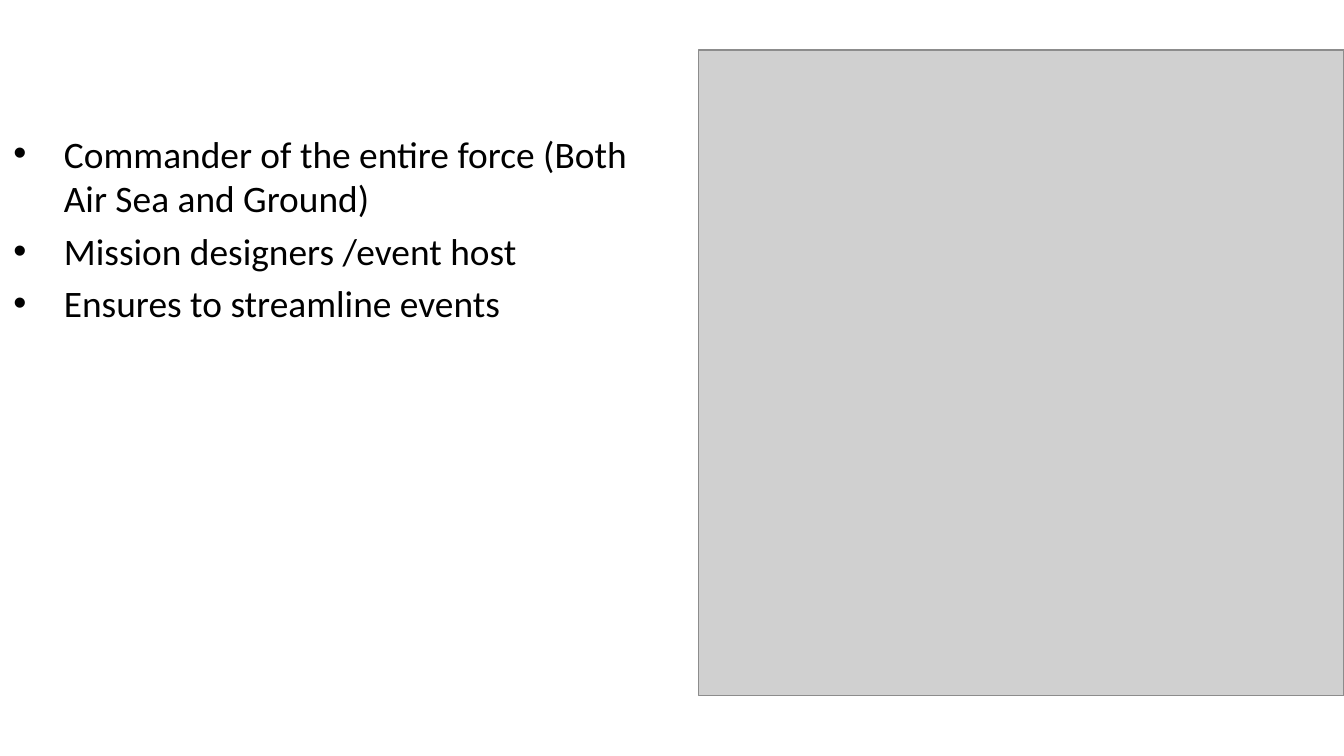
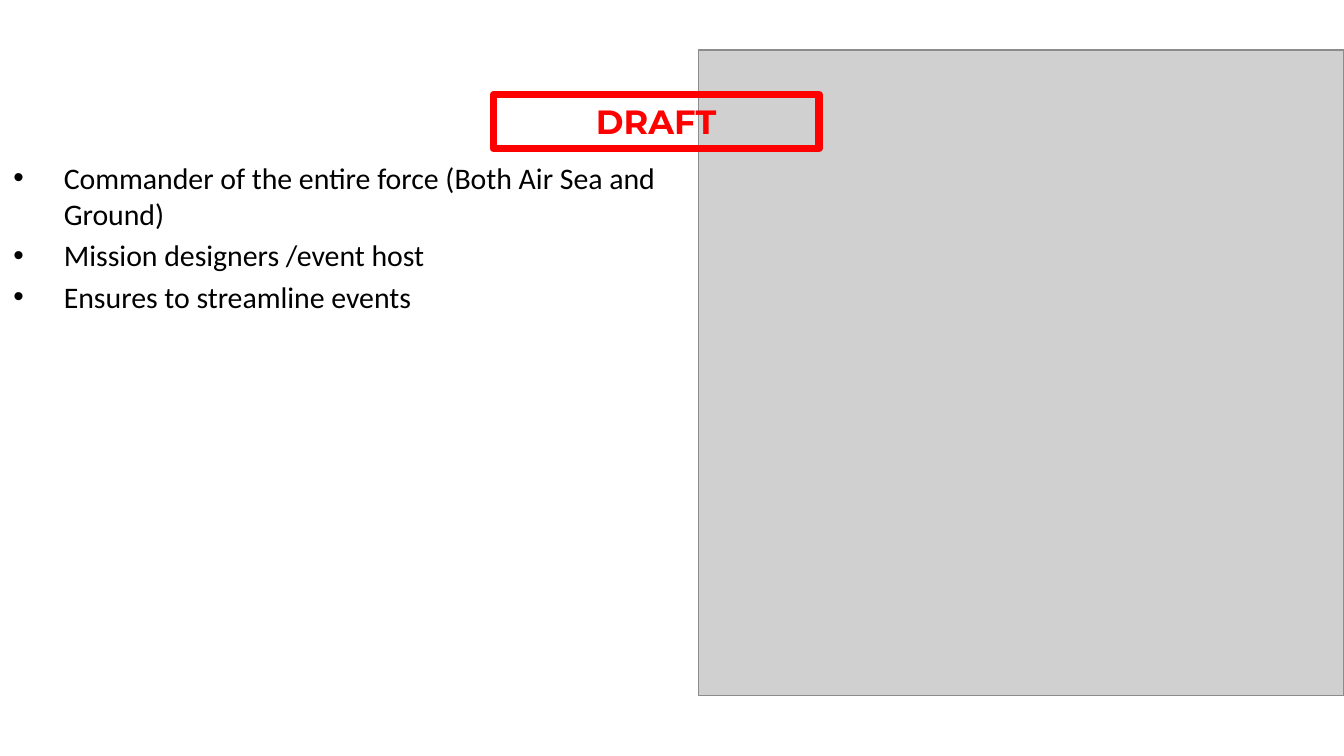
Before and after one commit to 132nd-vWing/OPAR-Brief, a slide deck: slide 15 of UNDER DEVELOPMENT/132nd OP ACTIVE RESOLVE Introduction Brief.pptx (slide 17 before the commit). Drawn at 1344x756 pixels with LibreOffice and Linux fonts; fonts in the diff are those of the drawing; grey boxes stand for pictures; background and template pictures are left out. Boxes give left, top, right and bottom in pixels: in the first picture for what was removed or moved away, otherwise in the second. Text is boxed around its words. In the diff, an @@ line names an element or a change of style, - is before the commit and + after.

Commit message:
chg: Updated intro brief, CJTF OPORDER, target list

```diff
--- a/UNDER DEVELOPMENT/132nd OP ACTIVE RESOLVE Introduction Brief.pptx
+++ b/UNDER DEVELOPMENT/132nd OP ACTIVE RESOLVE Introduction Brief.pptx
@@ rectangle added at (493,94,818,148), outline #FF0000 4 pt, 18 pt, text #FF0000, bold @@
+DRAFT
@@ text "Commander of the entire force ...": place and size @@
-text "Commander of the entire force ..." at (64,141,626,318)
+text "Commander of the entire force ..." at (64,167,655,309)
@@ text "Commander of the entire force ..." at (64,167,655,309): size 20 to 16 pt @@
```
Also in this commit, not shown: 17 other slides changed, 1 slide added, 3 slides removed, 4 other files.
